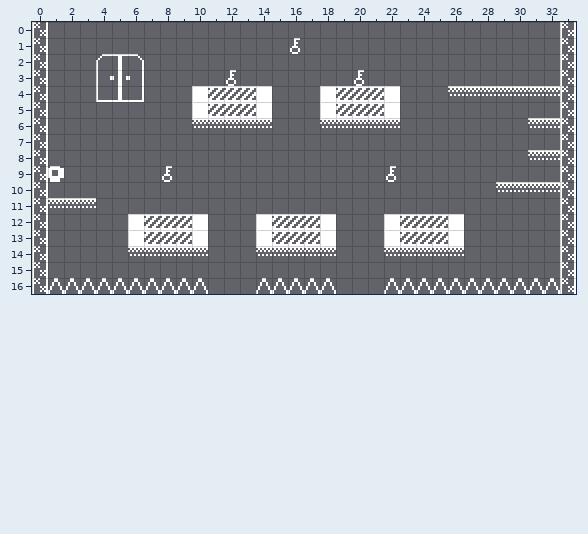
One commit to this Tiled map: Assets/Levels/fgame/beg3.tmx. Above is the file before it was changed.
Cells are 8x8 px. Shown: x 0..33, y 0..16.
After the commit:
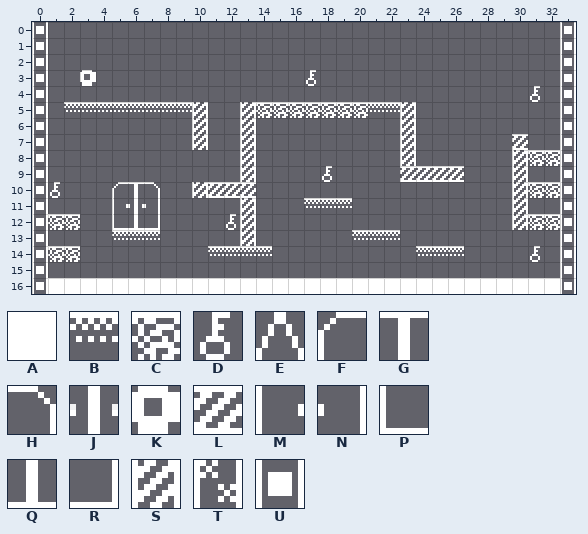
Key: from "tileset": A 0, B 1, C 2, D 5, E 6, F 8, G 9, H 10, J 12, K 19, L 20, M 28, N 30, P 48, Q 49, R 50, S 100, T 140, U 160.
_ is an empty cell, . an unchanged one.
Changes in this commit:
--- layer "Tile Layer 1"
@@ x 0..33 @@
- 0 T................................T
- 1 T...............D................T
- 2 T...FGH..........................T
- 3 T.._MJN.....D...._..D............T
- 4 T...PQR...ALLLA...ALLLA...BBBBBBBT
- 5 T.________ALLLA___ALLLA_.........T
- 6 T.........BBBBB...BBBBB_.......BBT
- 7 T........._.._........._......_..T
- 8 T............_........._......_BBT
- 9 TK......D...._...._...D____..._..T
-10 T_...___..____...............BBBBT
-11 TBBB.___....._...___.........._..T
-12 T__.._ALLLA.__ALLLA...ALLLA...___T
-13 T...._ALLLA.._ALLLA.__ALLLA......T
-14 T__...BBBBB___.BBBB...BB......._.T
-15 T................................T
-16 TEEEEEEEEEE___EEEEE___EEEEEEEEEEET
+ 0 U................................U
+ 1 U..............._................U
+ 2 U...___..........................U
+ 3 U..K___....._....D.._............U
+ 4 U...___..._____..._____..._____D_U
+ 5 U.BBBBBBBBS__SCCCCCCCBBS.........U
+ 6 U.........S__S_..._____S.......__U
+ 7 U.........S..S.........S......L..U
+ 8 U............S.........S......SCCU
+ 9 U_......_....S....D..._LLLL...S..U
+10 UD...FGH..SLLL..............._SCCU
+11 U___.MJN.....S...BBB..........S..U
+12 UCC..PQR___.DS_____..._____...SCCU
+13 U....BBB___..S_____.BBB____......U
+14 UCC..._____BBB.____...__.......D.U
+15 U................................U
+16 UAAAAAAAAAAAAAAAAAAAAAAAAAAAAAAAAU
--- layer "background"
@@ x 4..6 @@
- 2 FGH
- 3 MJN
- 4 PQR
+ 2 ___
+ 3 ___
+ 4 ___
@@ x 5..7 @@
-10 ___
-11 ___
-12 ___
+10 FGH
+11 MJN
+12 PQR
Where, in picture pixels (left, top, right, bottom), the same in both pictures:
changed: (34, 22, 574, 294)
